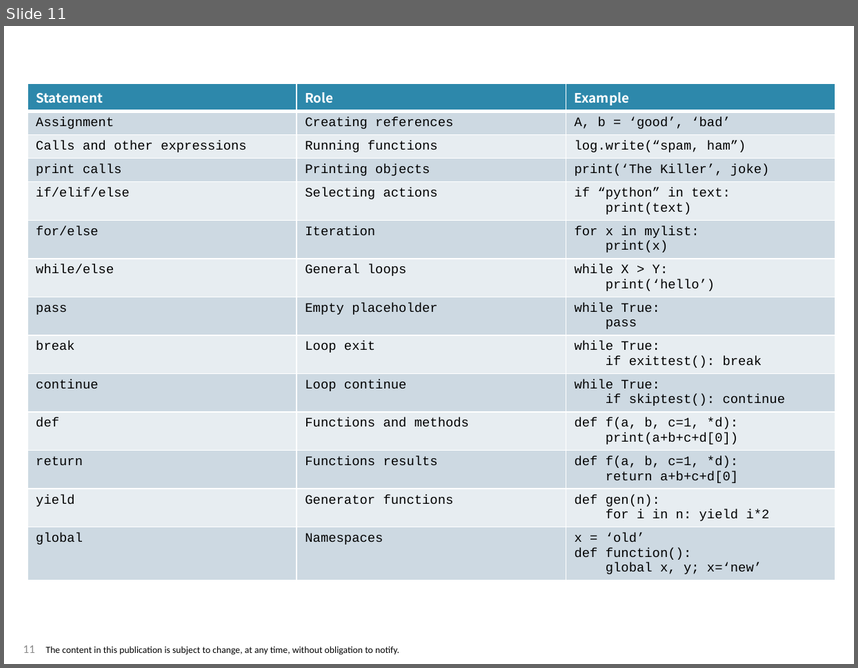
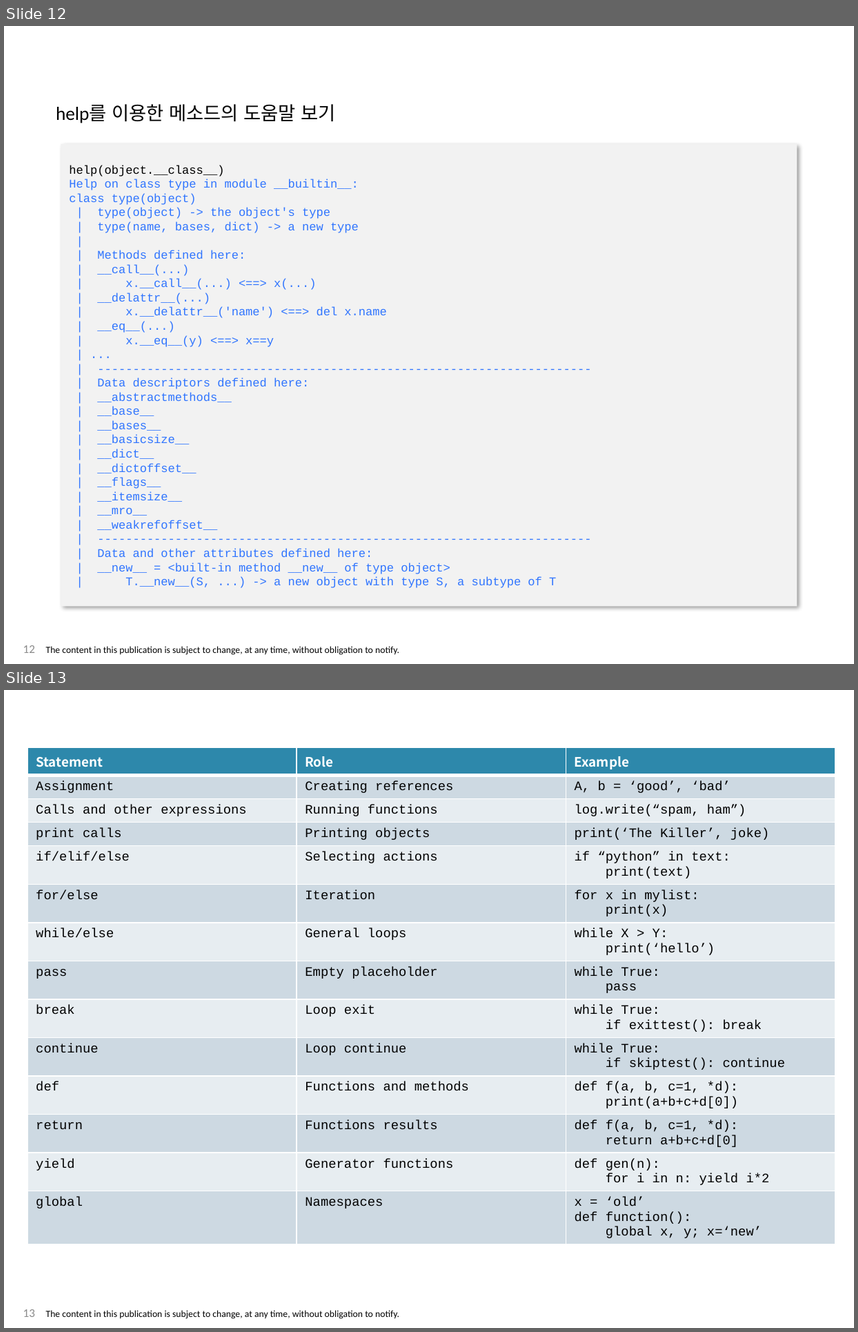
Before and after one commit to steveyoon77/gnu_radio_tutorials_ko, a slide deck: python/20140901.python-wxpython-seminar.pptx. Shown one above the other, each under a label of ours: slide 11 before the commit, slides 12 and 13 after it. The pictures are 858x668 and 858x1332 pixels, drawn with LibreOffice and Linux fonts; fonts in the diff are those of the drawing; background and template pictures are left out. Boxes give left, top, right and bottom in pixels: in the first picture for what was removed or moved away, otherwise in the second. Text is boxed around its words. In the diff, an @@ line names an element or a change of style, - is before the commit and + after.

```diff
--- a/python/20140901.python-wxpython-seminar.pptx
+++ b/python/20140901.python-wxpython-seminar.pptx
@@ slide 12 added at [4,26,854,664], background #FFFFFF; not listed: 1 template element that a slide beside it also shows @@
@@ text added at [56,104,335,123], 16 pt, text #000000 @@
+help를 이용한 메소드의 도움말 보기
@@ rectangle added at [61,144,797,606], fill #F2F2F2, 10 pt, text #3075FF @@
+help(object.__class__)
+Help on class type in module __builtin__:
+class type(object)
+| type(object) -> the object's type
+| type(name, bases, dict) -> a new type
+|
+| Methods defined here:
+| __call__(...)
+| x.__call__(...) <==> x(...)
+| __delattr__(...)
+| x.__delattr__('name') <==> del x.name
+| __eq__(...)
+| x.__eq__(y) <==> x==y
+| ...
+| ----------------------------------------------------------------------
+| Data descriptors defined here:
+| __abstractmethods__
+| __base__
+| __bases__
+| __basicsize__
+| __dict__
+| __dictoffset__
+| __flags__
+| __itemsize__
+| __mro__
+| __weakrefoffset__
+| ----------------------------------------------------------------------
+| Data and other attributes defined here:
+| __new__ = <built-in method __new__ of type object>
+| T.__new__(S, ...) -> a new object with type S, a subtype of T
@@ title added at [69,165,224,176], 24 pt, text #FFFFFF @@
+Getting help
@@ page number added at [23,645,35,653], 10 pt, text #8C8C8C @@
+12
@@ what was slide 11 is now slide 13 @@
@@ page number at [23,1309,35,1317]: text changed @@
-11
+13
```
Also in this commit, not shown: 2 slides changed, 1 other slide added, 48 other files.
